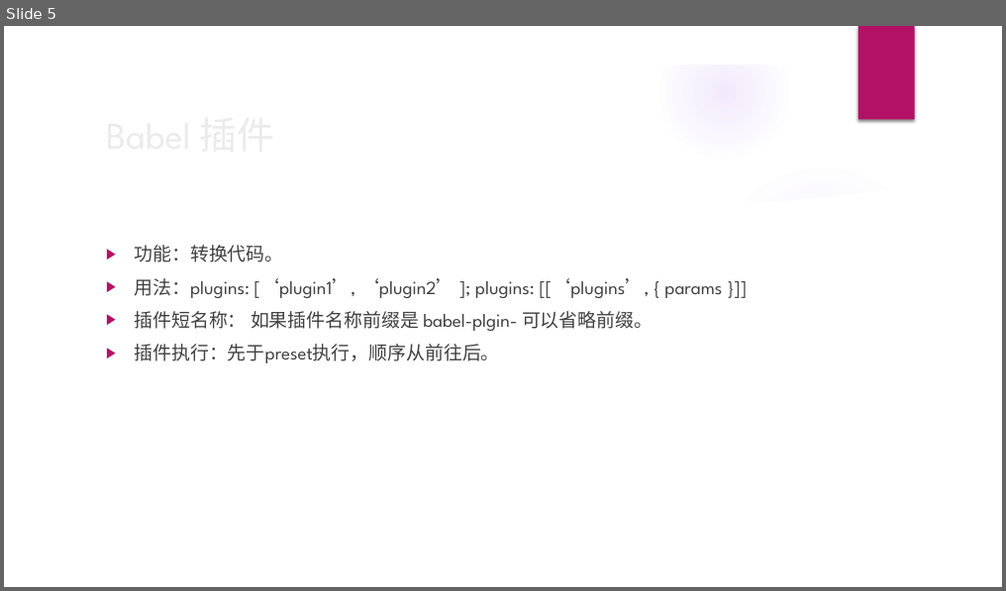
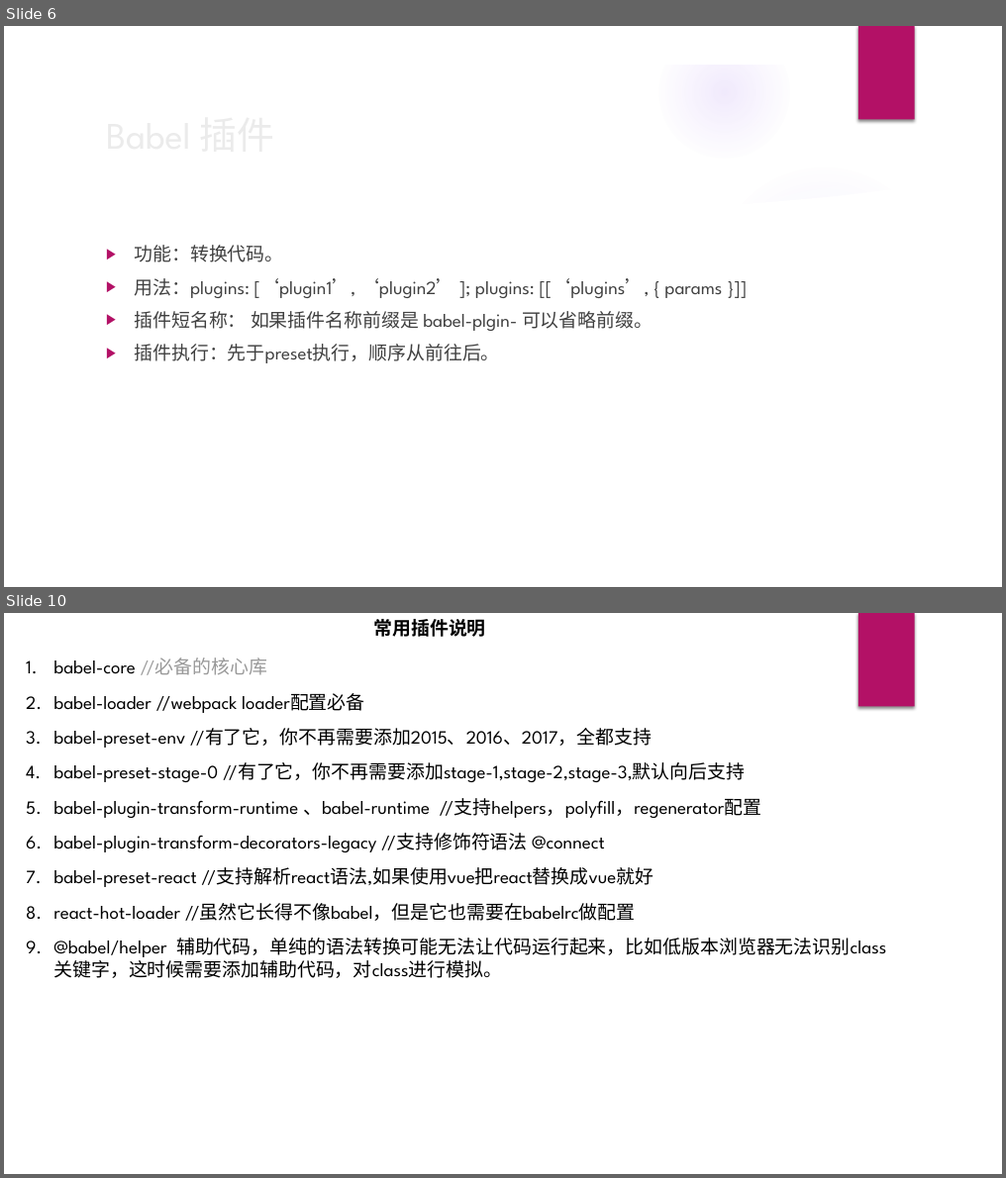
Before and after one commit to jiangyanghe/babel-lesson, a slide deck: babel.pptx. Shown one above the other, each under a label of ours: slide 5 before the commit, slides 6 and 10 after it; the slides between them are not shown. The pictures are 1006x591 and 1006x1178 pixels, drawn with LibreOffice and Linux fonts; fonts in the diff are those of the drawing; background and template pictures are left out. Boxes give left, top, right and bottom in pixels: in the first picture for what was removed or moved away, otherwise in the second. Text is boxed around its words. In the diff, an @@ line names an element or a change of style, - is before the commit and + after.

```diff
--- a/babel.pptx
+++ b/babel.pptx
@@ slide 10 added at (4, 613, 1002, 1174), background #FFFFFF; not listed: 1 template element that a slide beside it also shows @@
@@ text added at (373, 619, 485, 637), 18 pt, text #000000, bold @@
+常用插件说明
@@ text added at (54, 658, 886, 978), 18 pt, text #000000 @@
+1. babel-core //必备的核心库
+2. babel-loader //webpack loader配置必备
+3. babel-preset-env //有了它，你不再需要添加2015、2016、2017，全都支持
+4. babel-preset-stage-0 //有了它，你不再需要添加stage-1,stage-2,stage-3,默认向后支持
+5. babel-plugin-transform-runtime 、babel-runtime //支持helpers，polyfill，regenerator配置
+6. babel-plugin-transform-decorators-legacy //支持修饰符语法 @connect
+7. babel-preset-react //支持解析react语法,如果使用vue把react替换成vue就好
+8. react-hot-loader //虽然它长得不像babel，但是它也需要在babelrc做配置
+9. @babel/helper 辅助代码，单纯的语法转换可能无法让代码运行起来，比如低版本浏览器无法识别class关键字，这时候需要添加辅助代码，对class进行模拟。
@@ what was slide 5 is now slide 6 @@
```
Also in this commit, not shown: 4 slides changed, 4 other slides added, 4 other files.
